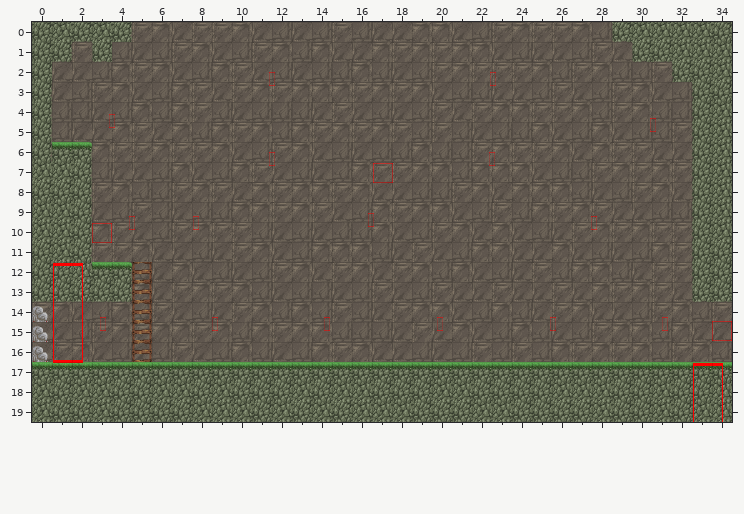
Two versions of a level (Tiled map (JSON), assets/tilemaps/Boss.json). The first picture shows the starting point.
Cells are 32x32 px. Shown: x 0..34, y 0..19.
The same view after the edit:
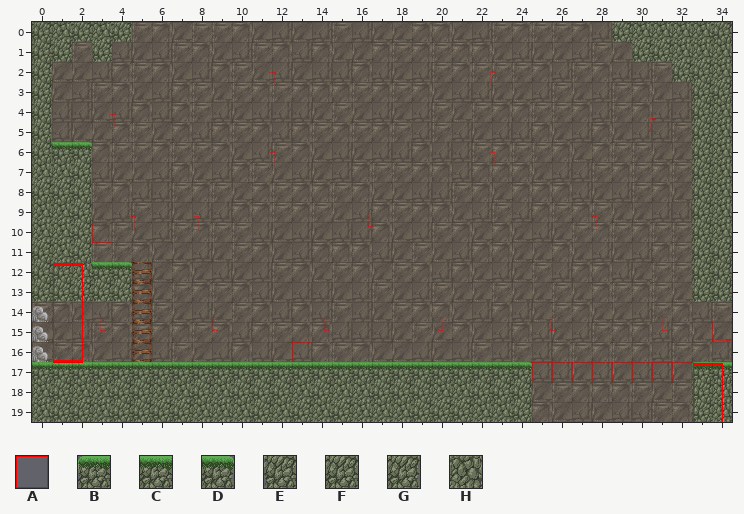
Key: from "objects": A 6; from "tileset": B 0, C 1, D 2, E 5, F 6, G 7, H 14.
_ is an empty cell.
Objects are placed by their top-left corner, in cells (3,4 is the top-left corner of cell 3,4); size is 1x1 cell unless given.
Diff:
Layer "Platforms":
Tile B replaces tile C in row 17 at x 33.
Tile D replaces tile C in row 17 at x 24.
Tile E replaces tile H in row 19 at x 33.
Tile G replaces tile F in row 19 at x 24.
Tile C is gone in row 17 at x 25 to 32.
Tile F is gone in row 18 at x 25, 29 to 30 and 32; in row 19 at x 25 to 27, 29 to 30 and 32.
Tile H is gone in row 18 at x 26 to 28 and 31; in row 19 at x 28 and 31.
Layer "F_Platforms" (now shown):
A new object: A at 25,17.
A new object: A at 26,17.
A new object: A at 27,17.
A new object: A at 28,17.
A new object: A at 29,17.
A new object: A at 30,17.
A new object: A at 31,17.
A new object: A at 32,17.
Layer "Boss":
Object A at 17.1,7 becomes A at 13,16.
Changed places in both pictures, as pixel boxes (x1, y1, x2, y2):
old place: (373, 163, 393, 183)
new place: (292, 342, 312, 362)
changed: (529, 362, 712, 422)
